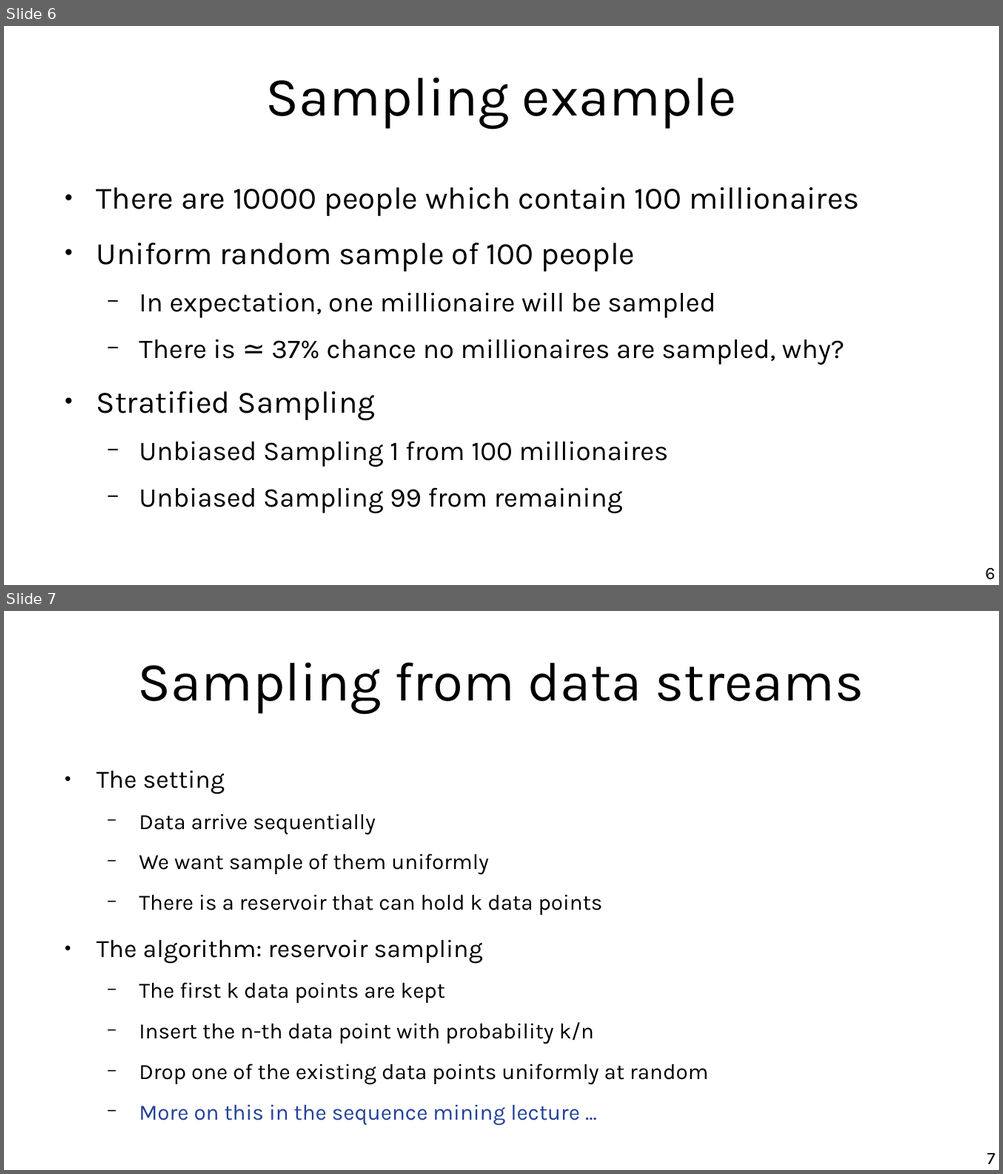
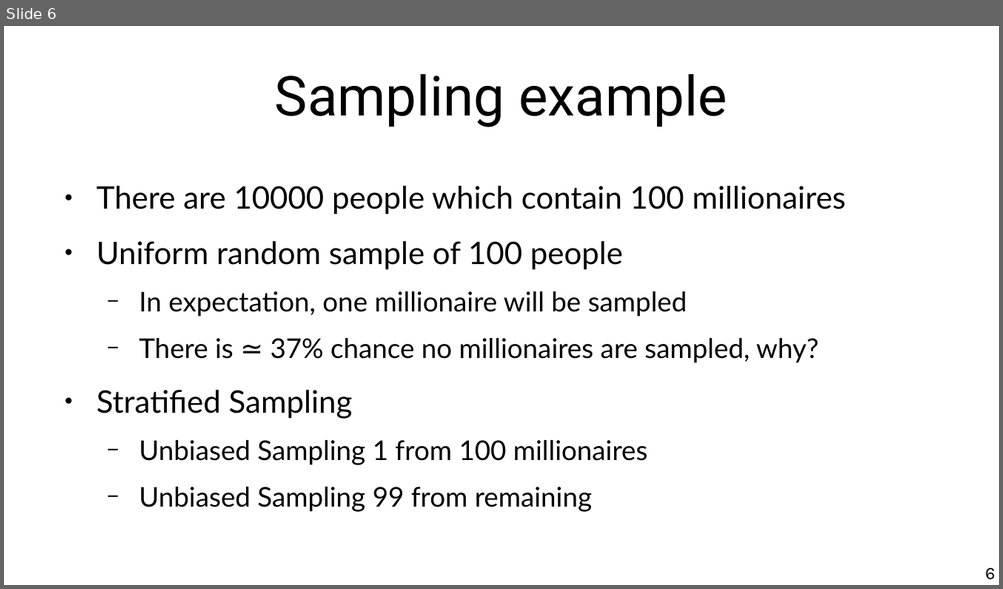
Before and after one commit to marco-calautti/data-mining-course, a slide deck: theory/odp/tt05_reduction.odp. Shown one above the other, each under a label of ours: slides 6 and 7 before the commit, slide 6 after it. The pictures are 1003x1174 and 1003x589 pixels, drawn with LibreOffice and Linux fonts; fonts in the diff are those of the drawing. Boxes give left, top, right and bottom in pixels: in the first picture for what was removed or moved away, otherwise in the second. Text is boxed around its words. In the diff, an @@ line names an element or a change of style, - is before the commit and + after.

```diff
--- a/theory/odp/tt05_reduction.odp
+++ b/theory/odp/tt05_reduction.odp
@@ slide 7 removed at [4, 611, 999, 1170], background #FFFFFF @@
@@ title removed at [138, 662, 863, 714] @@
-Sampling from data streams
@@ text removed at [96, 770, 708, 1126] @@
-● The setting
-  − Data arrive sequentially
-  − We want sample of them uniformly
-  − There is a reservoir that can hold k data points
-● The algorithm: reservoir sampling
-  − The first k data points are kept
-  − Insert the n-th data point with probability k/n
-  − Drop one of the existing data points uniformly at random
-  − More on this in the sequence mining lecture ...
@@ page number removed at [987, 1153, 995, 1165] @@
-7
@@ slide 6 changed as well @@
@@ title "Sampling example" at [275, 74, 727, 127]: font Karla to Roboto @@
@@ text "There are 10000 people which ..." at [96, 186, 846, 512]: font Karla to Lato @@
```
Also in this commit, not shown: 23 other slides changed, 2 slides added, 10 other files.
